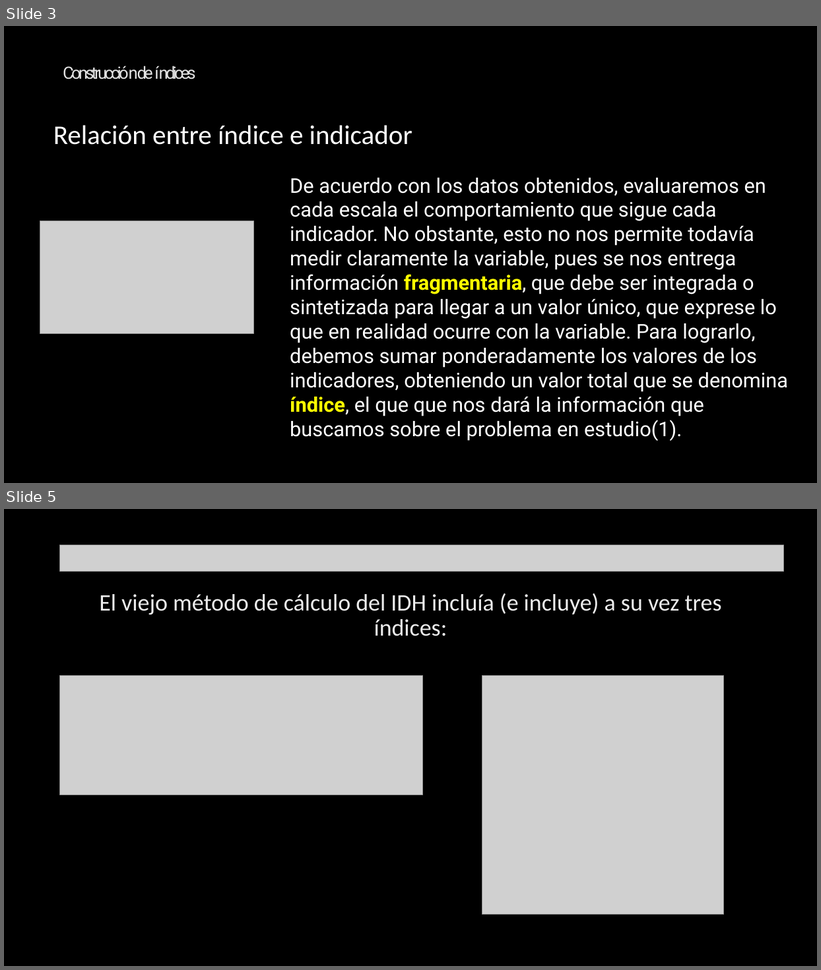
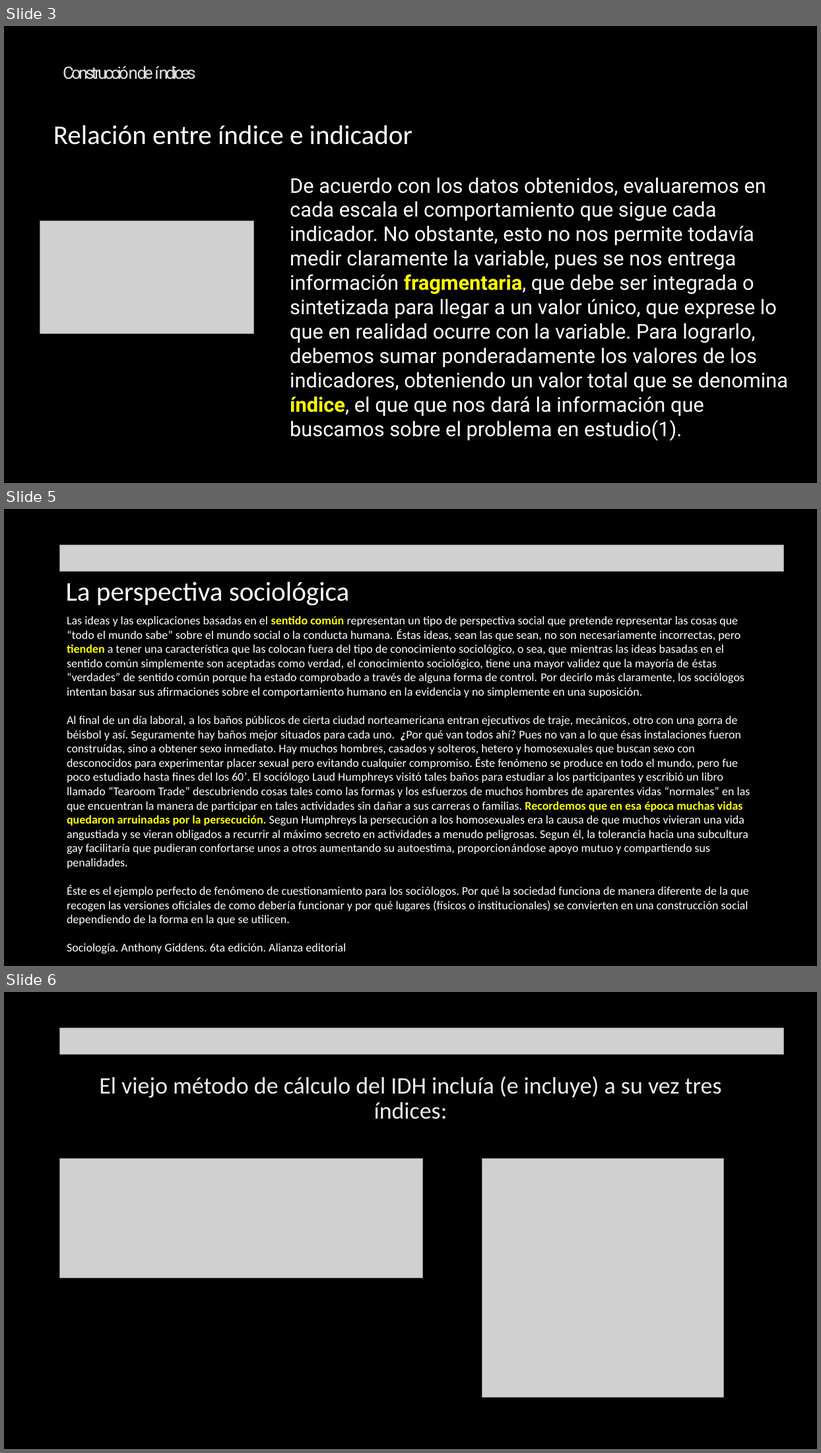
Before and after one commit to Sud-Austral/ds_indices, a slide deck: indices.pptx. Shown one above the other, each under a label of ours: slides 3 and 5 before the commit, slides 3, 5 and 6 after it; the slides between them are not shown. The pictures are 821x970 and 821x1453 pixels, drawn with LibreOffice and Linux fonts; fonts in the diff are those of the drawing; grey boxes stand for pictures; background and template pictures are left out. Boxes give left, top, right and bottom in pixels: in the first picture for what was removed or moved away, otherwise in the second. Text is boxed around its words. In the diff, an @@ line names an element or a change of style, - is before the commit and + after.

```diff
--- a/indices.pptx
+++ b/indices.pptx
@@ slide 5 added at [4,509,817,966], background picture (left out) @@
@@ picture added at [60,545,784,571] @@
@@ text added at [66,582,350,605], 32 pt, text #FFFFFF @@
+La perspectiva sociológica
@@ text added at [67,616,750,954], 14 pt, text #FFFFFF @@
+Las ideas y las explicaciones basadas en el sentido común representan un tipo de perspectiva social que pretende representar las cosas que “todo el mundo sabe” sobre el mundo social o la conducta humana. Éstas ideas, sean las que sean, no son necesariamente incorrectas, pero tienden a tener una característica que las colocan fuera del tipo de conocimiento sociológico, o sea, que mientras las ideas basadas en el sentido común simplemente son aceptadas como verdad, el conocimiento sociológico, tiene una mayor validez que la mayoría de éstas “verdades” de sentido común porque ha estado comprobado a través de alguna forma de control. Por decirlo más claramente, los sociólogos intentan basar sus afirmaciones sobre el comportamiento humano en la evidencia y no simplemente en una suposición.
+Al final de un día laboral, a los baños públicos de cierta ciudad norteamericana entran ejecutivos de traje, mecánicos, otro con una gorra de béisbol y así. Seguramente hay baños mejor situados para cada uno. ¿Por qué van todos ahí? Pues no van a lo que ésas instalaciones fueron construídas, sino a obtener sexo inmediato. Hay muchos hombres, casados y solteros, hetero y homosexuales que buscan sexo con desconocidos para experimentar placer sexual pero evitando cualquier compromiso. Éste fenómeno se produce en todo el mundo, pero fue poco estudiado hasta fines del los 60’. El sociólogo Laud Humphreys visitó tales baños para estudiar a los participantes y escribió un libro llamado “Tearoom Trade” descubriendo cosas tales como las formas y los esfuerzos de muchos hombres de aparentes vidas “normales” en las que encuentran la manera de participar en tales actividades sin dañar a sus carreras o familias. Recordemos que en esa época muchas vidas quedaron arruinadas por la persecución. Segun Humphreys la persecución a los homosexuales era la causa de que muchos vivieran una vida angustiada y se vieran obligados a recurrir al máximo secreto en actividades a menudo peligrosas. Segun él, la tolerancia hacia una subcultura gay facilitaría que pudieran confortarse unos a otros aumentando su autoestima, proporcionándose apoyo mutuo y compartiendo sus penalidades.
+Éste es el ejemplo perfecto de fenómeno de cuestionamiento para los sociólogos. Por qué la sociedad funciona de manera diferente de la que recogen las versiones oficiales de como debería funcionar y por qué lugares (físicos o institucionales) se convierten en una construcción social dependiendo de la forma en la que se utilicen.
+Sociología. Anthony Giddens. 6ta edición. Alianza editorial
@@ what was slide 5 is now slide 6 @@
```
Also in this commit, not shown: 2 slides changed.
